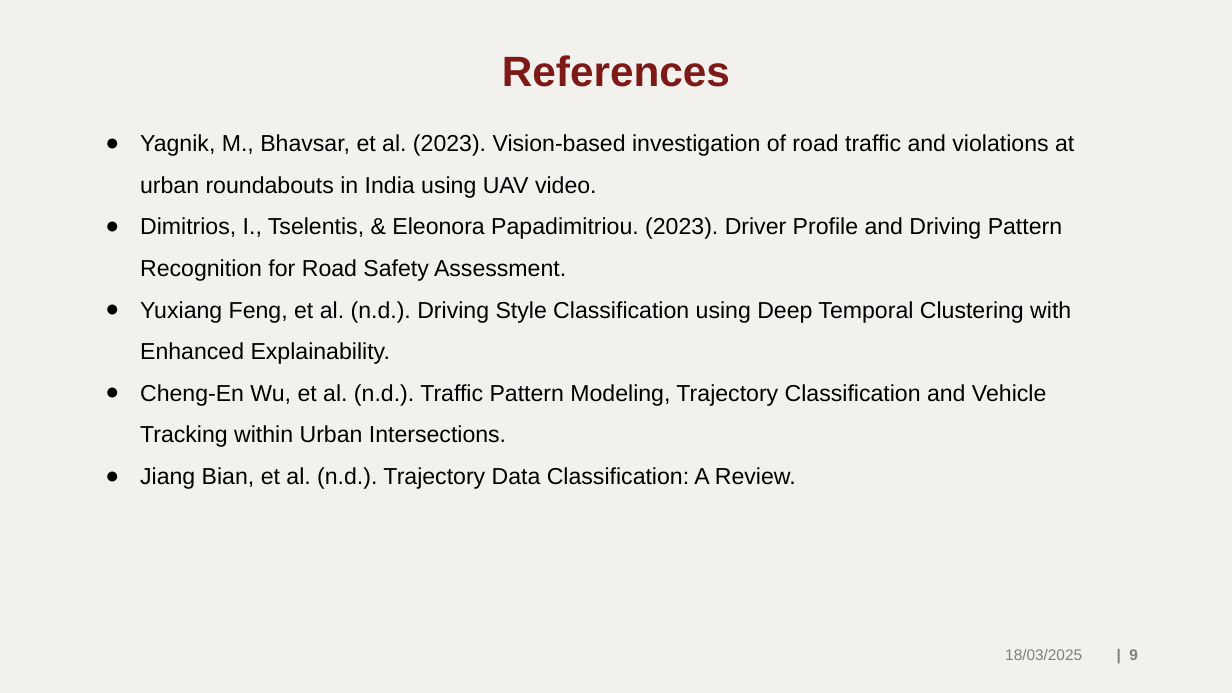
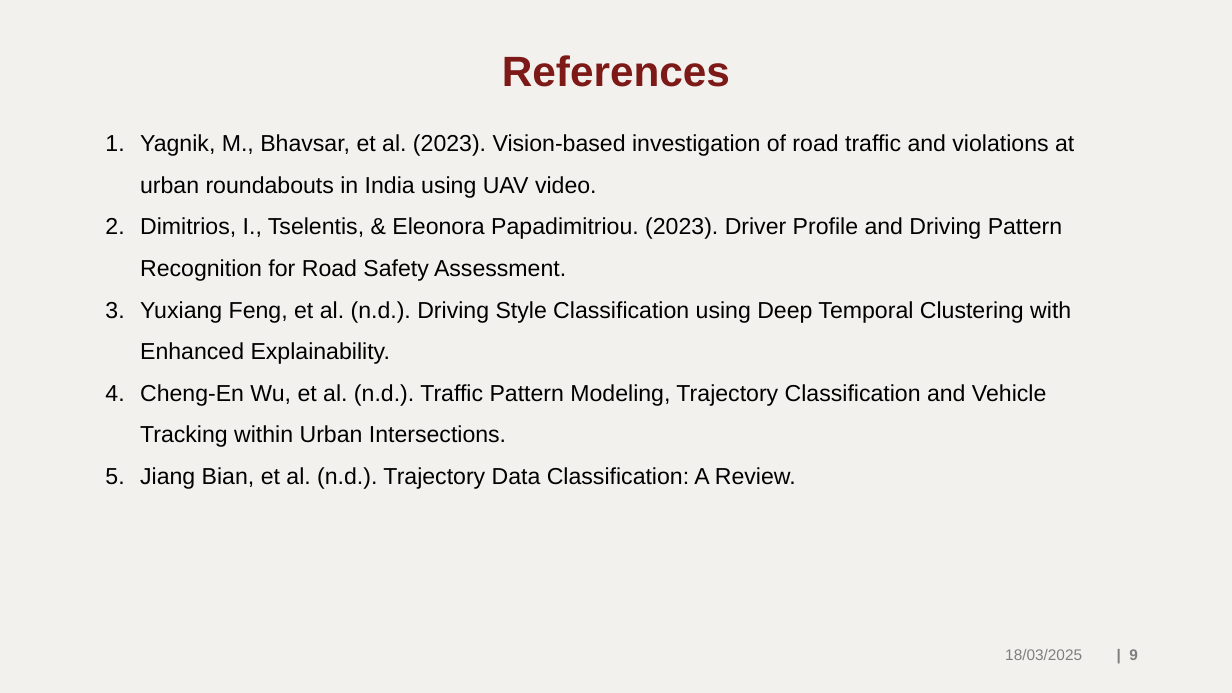
Before and after one commit to Vishv0407/ML_2025_4_Cluster_555, a slide deck: slide 9 of ML_Presentation_1.pptx. Drawn at 1232x693 pixels with LibreOffice and Linux fonts; fonts in the diff are those of the drawing; background and template pictures are left out. Boxes give left, top, right and bottom in pixels: in the first picture for what was removed or moved away, otherwise in the second. Text is boxed around its words. In the diff, an @@ line names an element or a change of style, - is before the commit and + after.

```diff
--- a/ML_Presentation_1.pptx
+++ b/ML_Presentation_1.pptx
@@ text "Yagnik, M., Bhavsar, et al. ..." at box(140, 134, 1074, 489): bullet ● to 1. @@
```
Also in this commit, not shown: 6 other slides changed.
